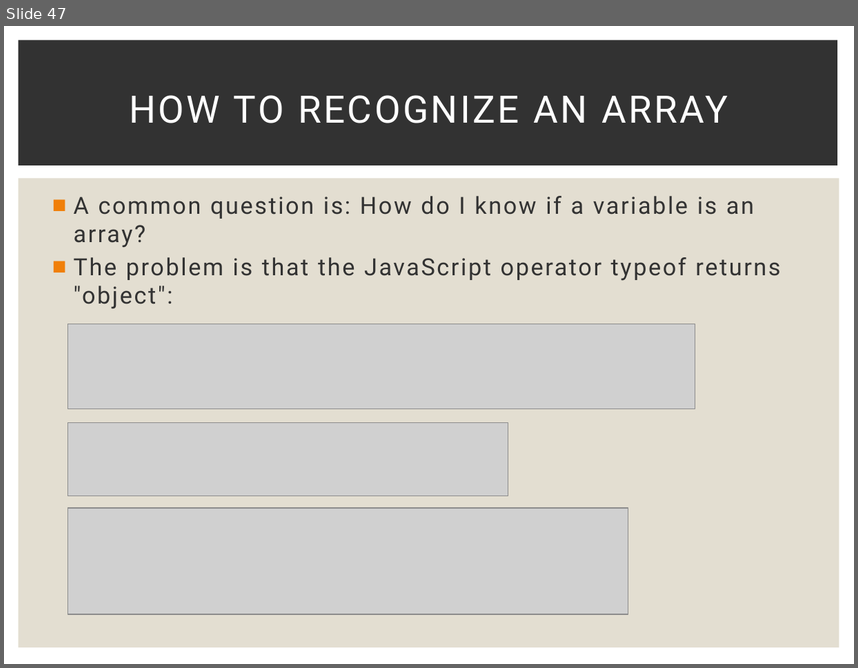
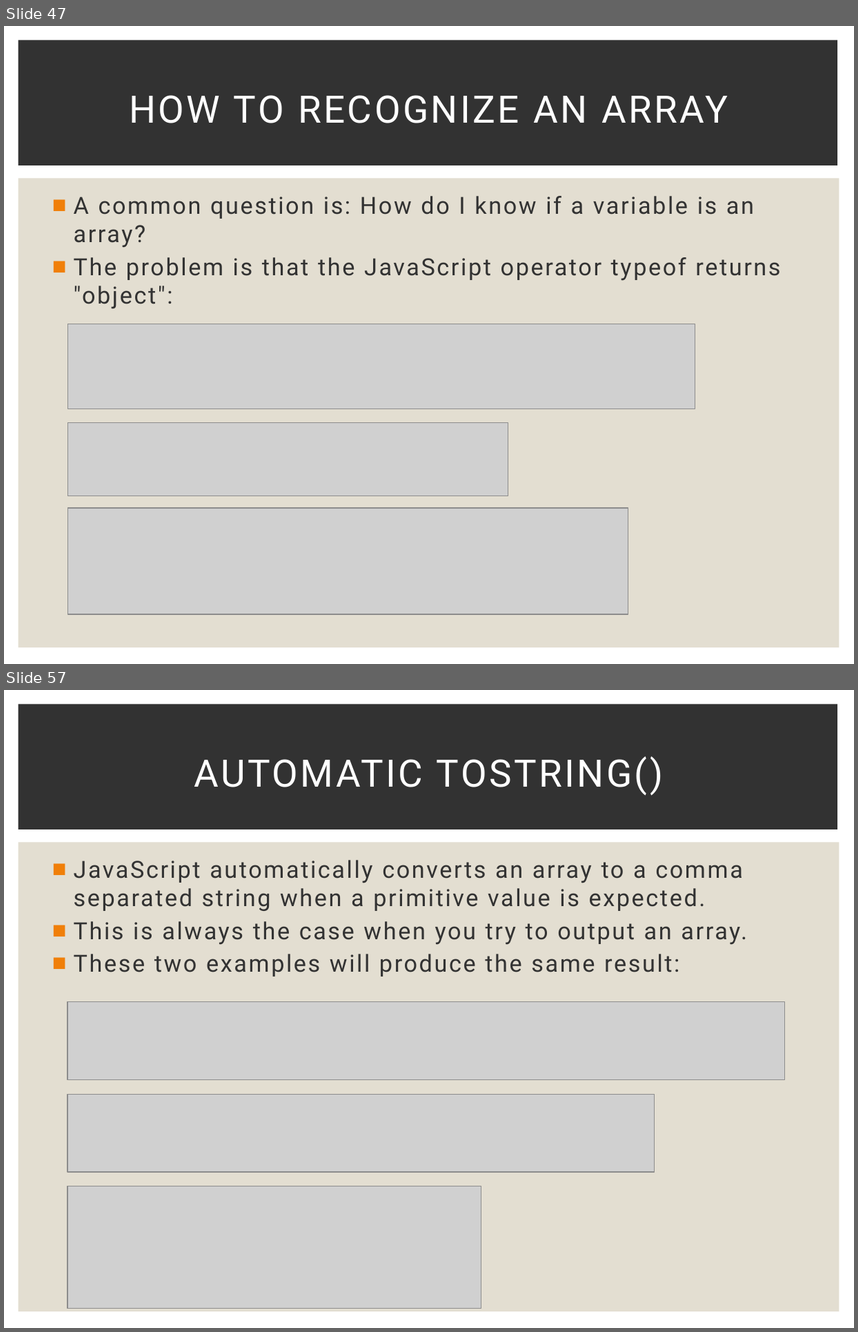
Before and after one commit to Karamihova/Fundamentals-JS, a slide deck: Programming Prep.pptx. Shown one above the other, each under a label of ours: slide 47 before the commit, slides 47 and 57 after it; the slides between them are not shown. The pictures are 858x668 and 858x1332 pixels, drawn with LibreOffice and Linux fonts; fonts in the diff are those of the drawing; grey boxes stand for pictures. Boxes give left, top, right and bottom in pixels: in the first picture for what was removed or moved away, otherwise in the second. Text is boxed around its words. In the diff, an @@ line names an element or a change of style, - is before the commit and + after.

Commit message:
Exercise Arrays

```diff
--- a/Programming Prep.pptx
+++ b/Programming Prep.pptx
@@ slide 57 added at [4, 690, 854, 1328], background #FFFFFF; not listed: 2 template elements that a slide beside it also shows @@
@@ title added at [194, 756, 663, 796], 32 pt, text #FFFFFF @@
+AUTOMATIC TOSTRING()
@@ text added at [74, 860, 747, 976], 20 pt, text #323232 @@
+■ JavaScript automatically converts an array to a comma separated string when a primitive value is expected.
+■ This is always the case when you try to output an array.
+■ These two examples will produce the same result:
@@ picture added at [67, 1002, 785, 1080] @@
@@ picture added at [67, 1094, 655, 1172] @@
@@ picture added at [67, 1185, 481, 1308] @@
```
Also in this commit, not shown: 10 other slides added, 9 other files.
